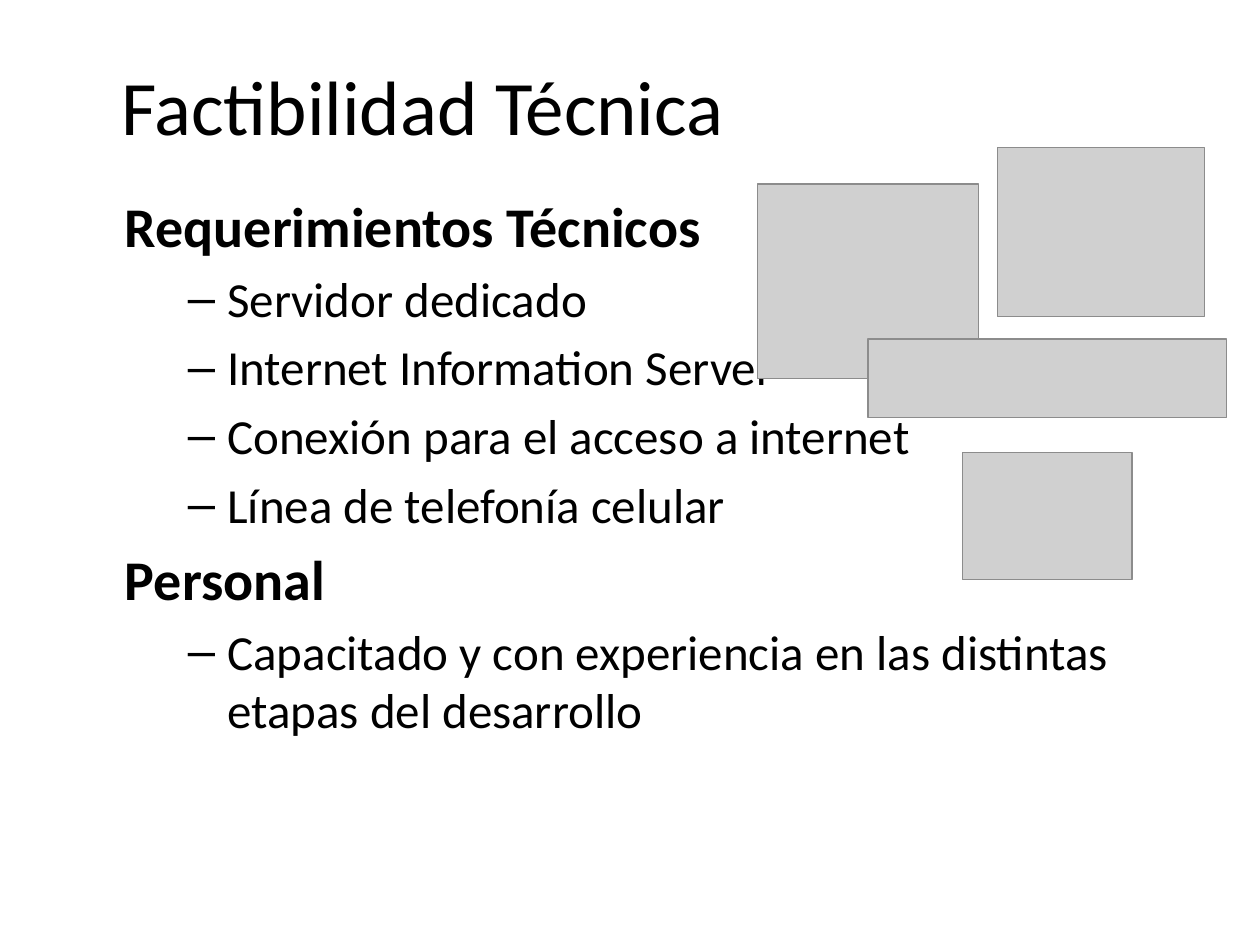
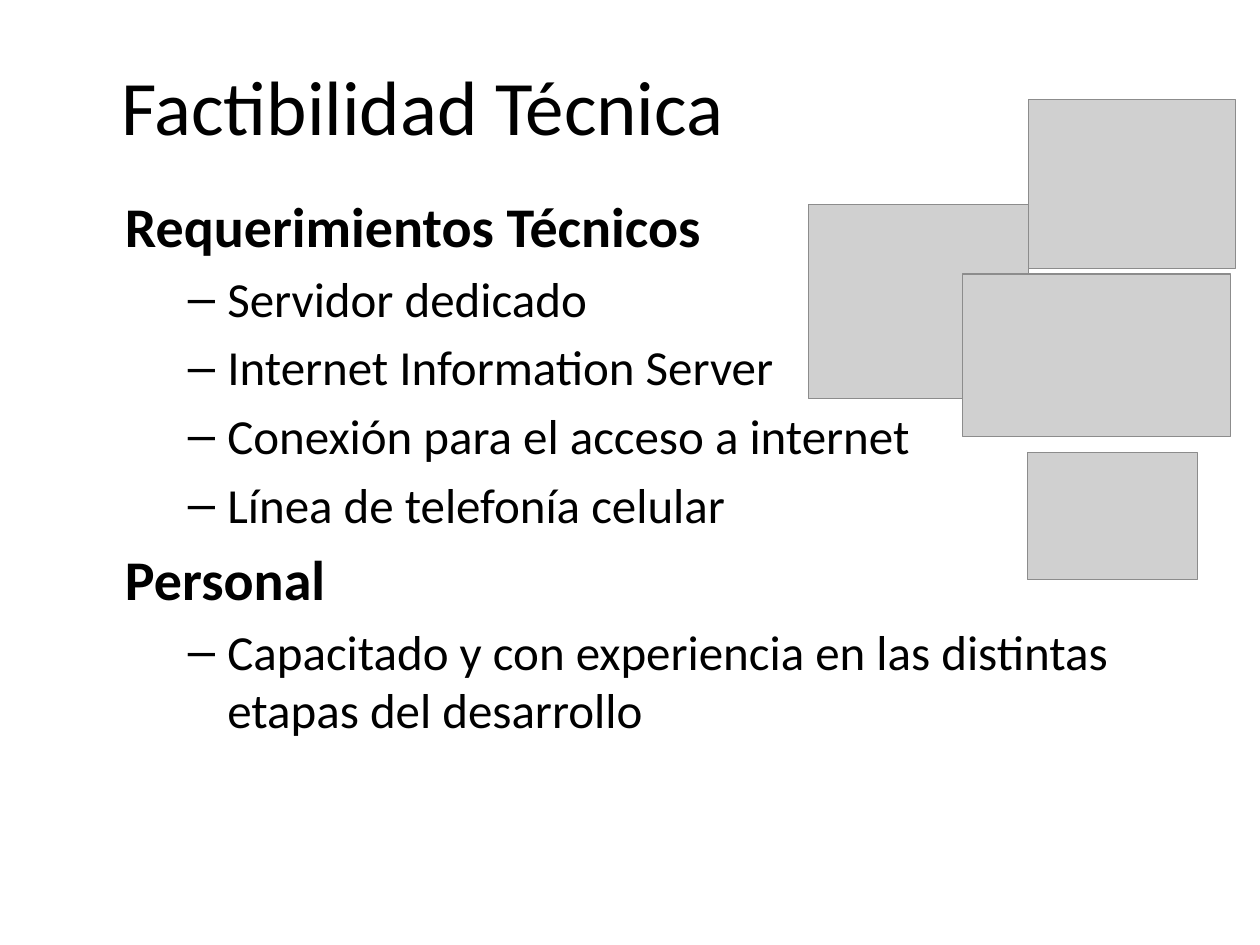
Before and after one commit to martinherr3/blpm, a slide deck: slide 12 of Docs/01-Relevamiento Inicial/Presentacion/PrimeraExposicion - Resumida.pptx. Drawn at 1260x945 pixels with LibreOffice and Linux fonts; fonts in the diff are those of the drawing; grey boxes stand for pictures; background and template pictures are left out. Boxes give left, top, right and bottom in pixels: in the first picture for what was removed or moved away, otherwise in the second. Text is boxed around its words. In the diff, an @@ line names an element or a change of style, - is before the commit and + after.

```diff
--- a/Docs/01-Relevamiento Inicial/Presentacion/PrimeraExposicion - Resumida.pptx
+++ b/Docs/01-Relevamiento Inicial/Presentacion/PrimeraExposicion - Resumida.pptx
@@ picture: place and size @@
-picture at (998, 147, 1205, 316)
+picture at (1028, 100, 1235, 268)
@@ picture: place and size @@
-picture at (757, 184, 978, 378)
+picture at (808, 204, 1028, 398)
@@ picture added at (963, 275, 1231, 437) @@
@@ picture removed at (868, 339, 1226, 417) @@
@@ picture: place and size @@
-picture at (963, 452, 1133, 580)
+picture at (1027, 452, 1197, 580)
```
Also in this commit, not shown: 1 other slide changed.
